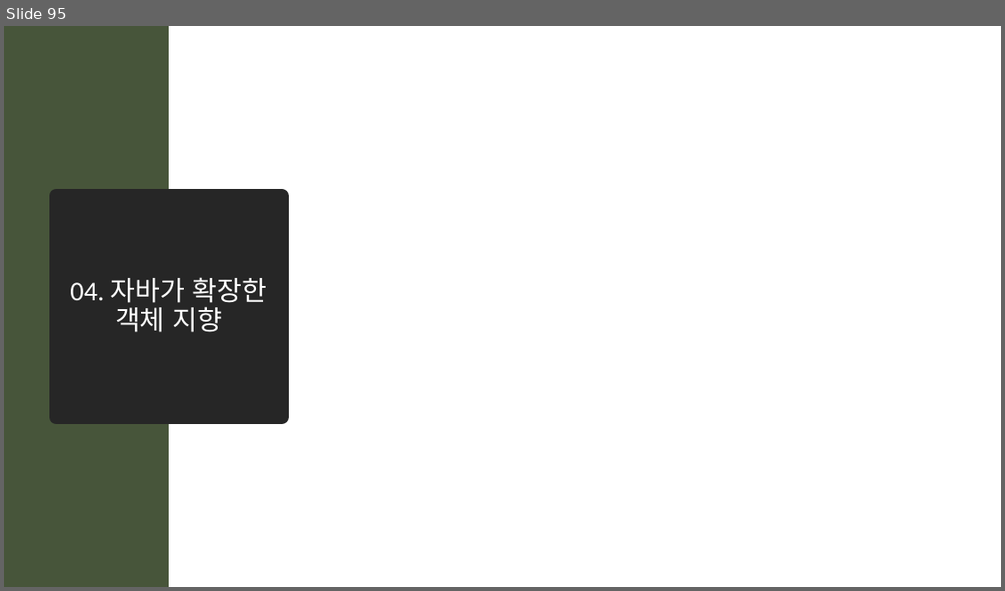
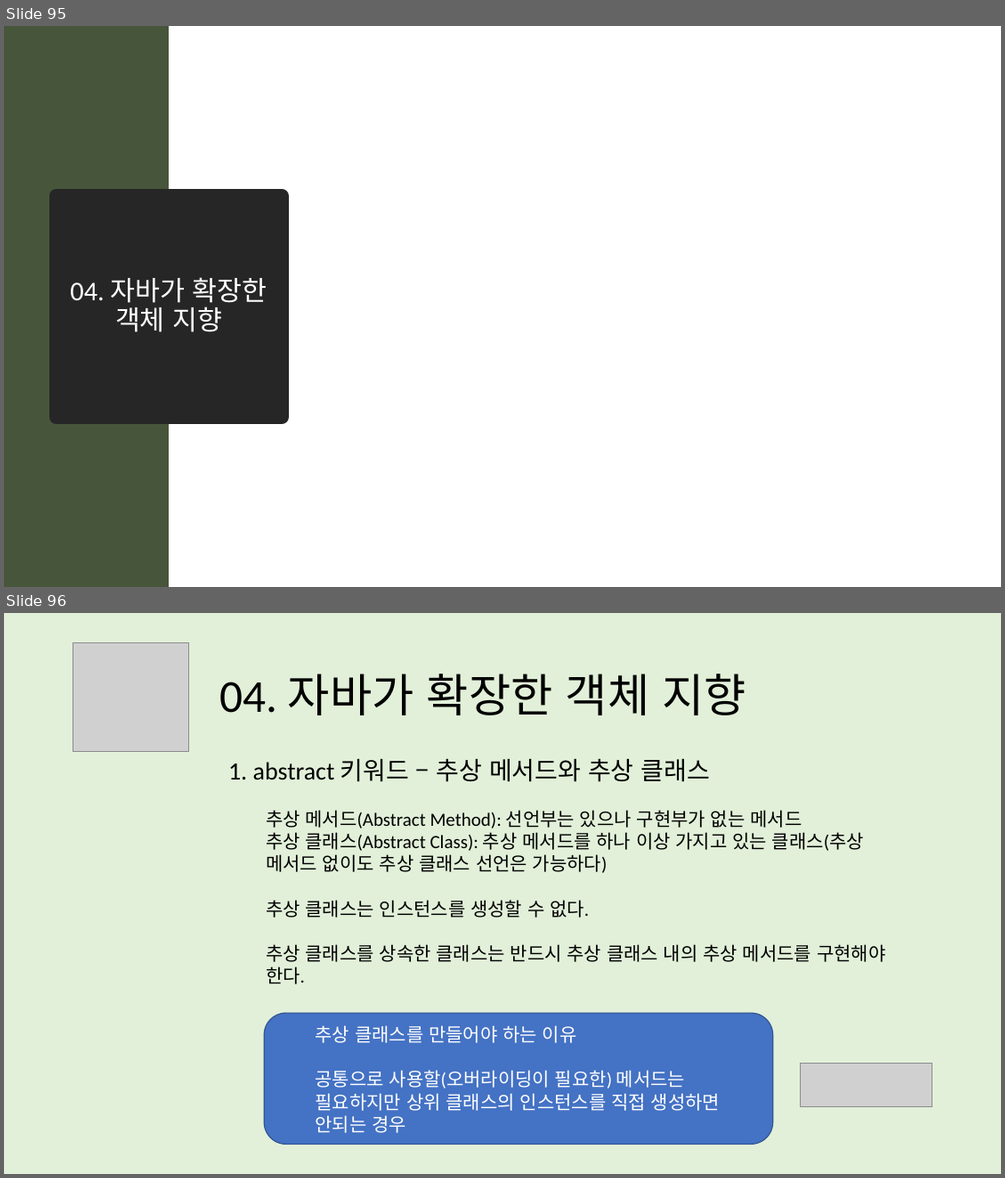
Before and after one commit to mazdah/HTTPTest, a slide deck: docs/스프링 입문을 위한 객체 지향의 원리와 이해 .pptx. Shown one above the other, each under a label of ours: slide 95 before the commit, slides 95 and 96 after it. The pictures are 1005x591 and 1005x1178 pixels, drawn with LibreOffice and Linux fonts; fonts in the diff are those of the drawing; grey boxes stand for pictures; background and template pictures are left out. Boxes give left, top, right and bottom in pixels: in the first picture for what was removed or moved away, otherwise in the second. Text is boxed around its words. In the diff, an @@ line names an element or a change of style, - is before the commit and + after.

Commit message:
-  4-2 생성자까지 정리

```diff
--- a/docs/스프링 입문을 위한 객체 지향의 원리와 이해 .pptx
+++ b/docs/스프링 입문을 위한 객체 지향의 원리와 이해 .pptx
@@ slide 96 added at (x1=4, y1=613, x2=1001, y2=1174), background #E2F0D9 @@
@@ picture added at (x1=73, y1=643, x2=189, y2=751) @@
@@ title added at (x1=219, y1=674, x2=746, y2=715), 44 pt, text #000000 @@
+04. 자바가 확장한 객체 지향
@@ text added at (x1=228, y1=758, x2=885, y2=984), 18 pt, text #000000 @@
+1. abstract 키워드 – 추상 메서드와 추상 클래스
+  추상 메서드(Abstract Method): 선언부는 있으나 구현부가 없는 메서드
+  추상 클래스(Abstract Class): 추상 메서드를 하나 이상 가지고 있는 클래스(추상 메서드 없이도 추상 클래스 선언은 가능하다)
+  추상 클래스는 인스턴스를 생성할 수 없다.
+  추상 클래스를 상속한 클래스는 반드시 추상 클래스 내의 추상 메서드를 구현해야 한다.
@@ rounded rectangle added at (x1=264, y1=1013, x2=773, y2=1144), fill #4472C4, outline #325491 1 pt, 18 pt, text #FFFFFF @@
+  추상 클래스를 만들어야 하는 이유
+  공통으로 사용할(오버라이딩이 필요한) 메서드는 필요하지만 상위 클래스의 인스턴스를 직접 생성하면 안되는 경우
@@ picture added at (x1=801, y1=1063, x2=933, y2=1107) @@
```
Also in this commit, not shown: 2 other slides added.
